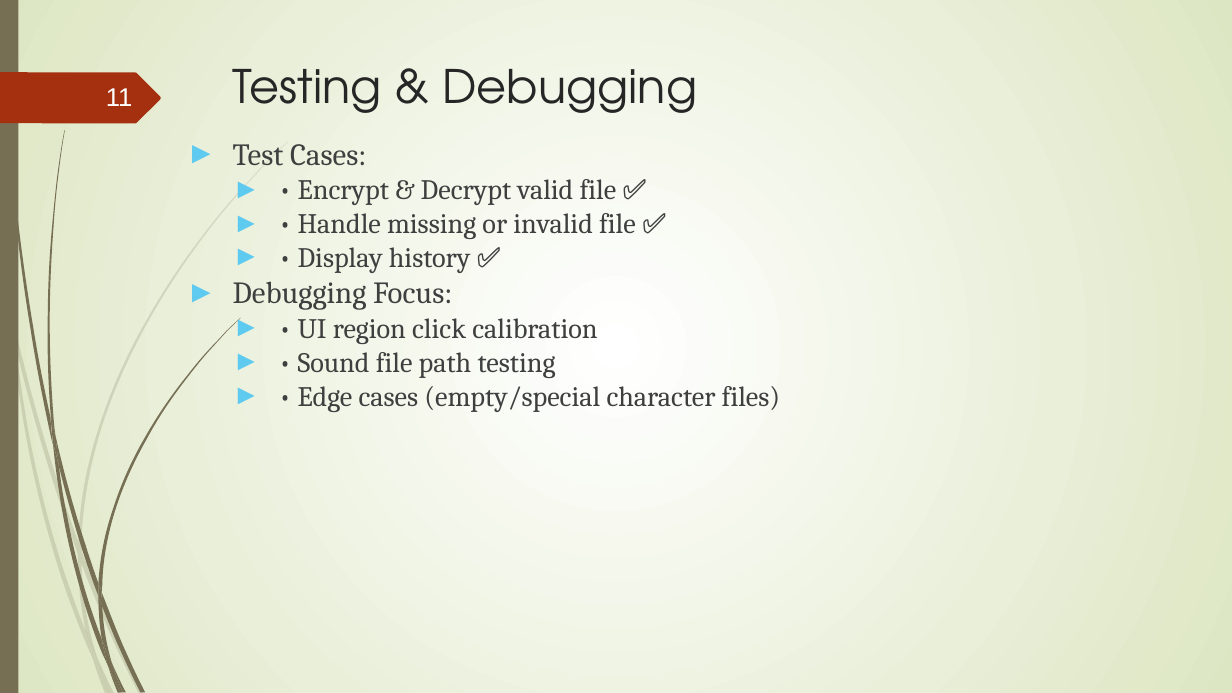
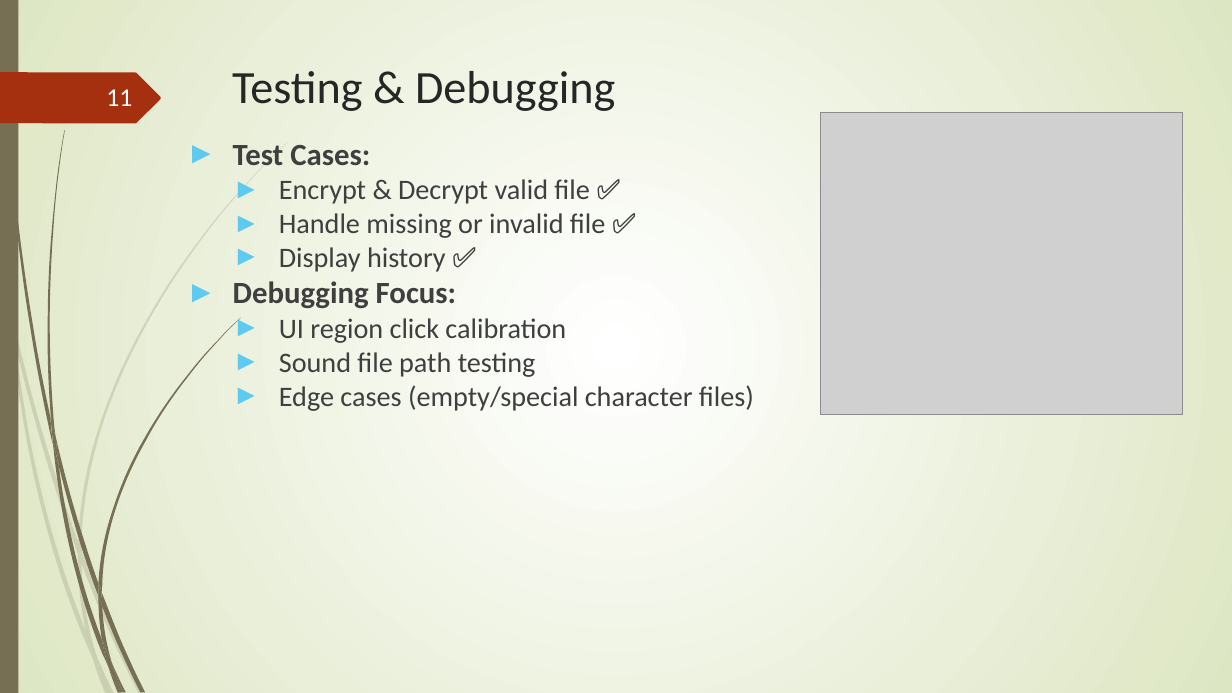
Before and after one commit to salimshre/Encryptor, a slide deck: slide 11 of Documentation/final -File Encryptor In C++.pptx. Drawn at 1232x693 pixels with LibreOffice and Linux fonts; fonts in the diff are those of the drawing; grey boxes stand for pictures. Boxes give left, top, right and bottom in pixels: in the first picture for what was removed or moved away, otherwise in the second. Text is boxed around its words. In the diff, an @@ line names an element or a change of style, - is before the commit and + after.

```diff
--- a/Documentation/final -File Encryptor In C++.pptx
+++ b/Documentation/final -File Encryptor In C++.pptx
@@ title "Testing & Debugging" at box(232, 71, 615, 111): font TeX Gyre Adventor to Calibri @@
@@ page number at box(106, 89, 132, 106): font Arial to Calibri @@
@@ picture added at box(821, 113, 1182, 415) @@
@@ text at box(233, 145, 456, 308): font Cambria to Calibri, bold on in "Test Cases:", "Debugging Focus:" @@
@@ text at box(279, 179, 605, 272): text changed; font Cambria to Calibri @@
-  ► • Encrypt & Decrypt valid file ✅
-  ► • Handle missing or invalid file ✅
-  ► • Display history ✅
+  ► Encrypt & Decrypt valid file ✅
+  ► Handle missing or invalid file ✅
+  ► Display history ✅
@@ text at box(279, 318, 754, 411): text changed; font Cambria to Calibri @@
-  ► • UI region click calibration
-  ► • Sound file path testing
-  ► • Edge cases (empty/special character files)
+  ► UI region click calibration
+  ► Sound file path testing
+  ► Edge cases (empty/special character files)
```
Also in this commit, not shown: 11 other slides changed, 1 other file.
